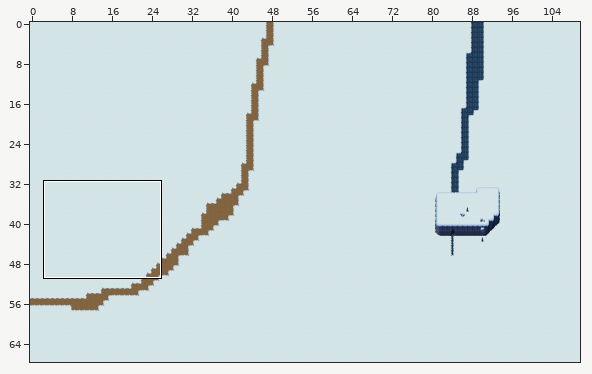
Two versions of a level (Tiled map (JSON), assets/maps/cold2.json). The picture above shows the old version from afar; the outline marks the close-up.
Close-up. The starting point:
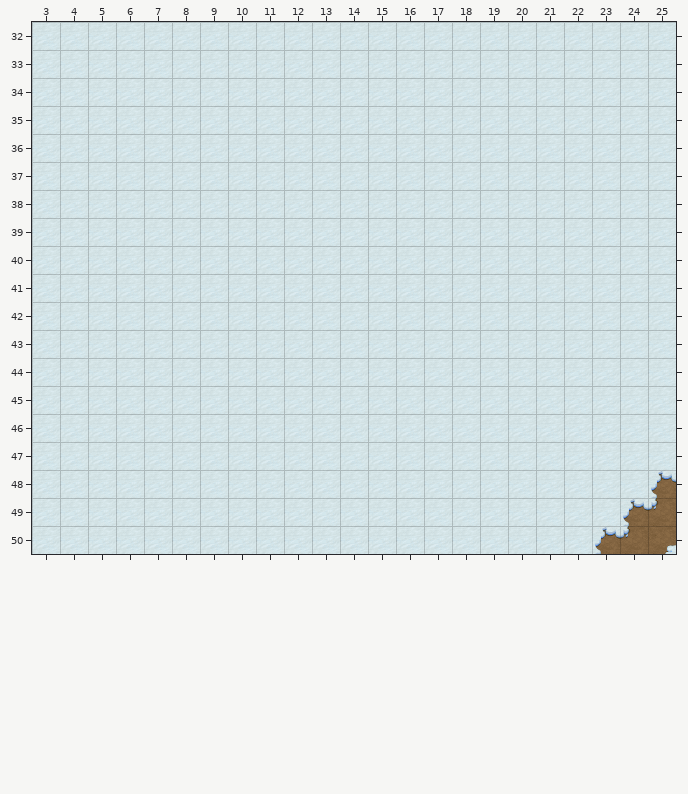
Cells are 32x32 px. Shown: x 3..25, y 32..50. The commit also changed other parts of the map, which this record leaves out.
The result:
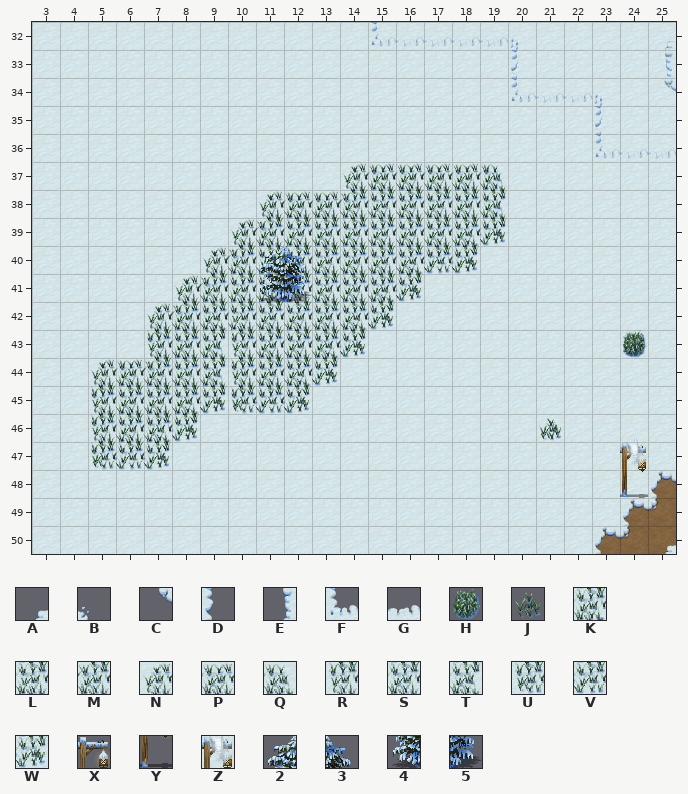
Key: from "terrain": A 28, B 29, C 61, D 126, E 128, F 159, G 160, H 189, J 192, K 193, L 194, M 227, N 258, P 259, Q 260, R 291, S 292, T 293, U 324, V 325, W 326; from "winter": X 269, Y 304, Z 377, 2 1241, 3 1242, 4 1276, 5 1277.
_ is an empty cell, . an unchanged one.
See-through tiles are keyed as they look on the map.
The edit:
--- layer "Ground2"
@@ x 5..25 @@
-32 ..........______...._
-33 ..............._...._
-34 ...............____._
-35 .................._..
-36 ..................___
-37 .........______......
-38 ......_________......
-39 .....__________......
-40 ....__________.......
-41 ..._________.........
-42 .._________..........
-43 ..________...........
-44 _________............
-45 ________.............
-46 ____.................
-47 ___..................
+32 ..........FGGGGB....A
+33 ...............D....E
+34 ...............FGGB.C
+35 ..................D..
+36 ..................FGG
+37 .........NPPPPQ......
+38 ......NPPMSSSST......
+39 .....NMSSSSSSKW......
+40 ....NMSSSSSKVW.......
+41 ...NMSSSSSKW.........
+42 ..NMKLSSSKW..........
+43 ..RSTRSSKW...........
+44 NPMSTRSKW............
+45 RSSKWUVW.............
+46 RSKW.................
+47 UVW..................
--- layer "Mask"
@@ x 11..12 @@
-41 __
+41 45
@@ x 24..24 @@
-43 _
+43 H
@@ x 21..21 @@
-46 _
+46 J
@@ x 24..24 @@
-48 _
+48 Y
--- layer "Fringe"
@@ x 11..12 @@
-40 __
+40 23
@@ x 24..24 @@
-47 _
+47 X
--- layer "Fringe2"
@@ x 24..24 @@
-47 _
+47 Z
Where, in picture pixels (left, top, right, bottom), the same in both close-ups:
added: (371, 22, 676, 159)
added: (88, 163, 507, 470)
added: (621, 330, 647, 358)
added: (539, 418, 561, 441)
added: (620, 442, 648, 498)
